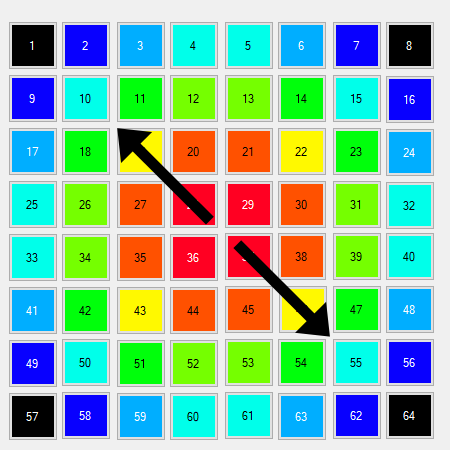
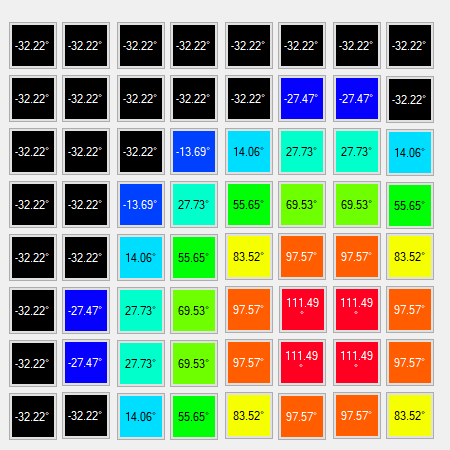
Comparing the layer stacks of the two (450, 450) images. Changes:
hid "Arrow_right copy", moved it above "Layer 3", painted on it over [117, 128, 214, 225]
hid "Arrow_right" over [233, 240, 330, 337]
removed layer "Layer 1" over [12, 25, 431, 437]
added layer "custom3" over [12, 25, 431, 437]
